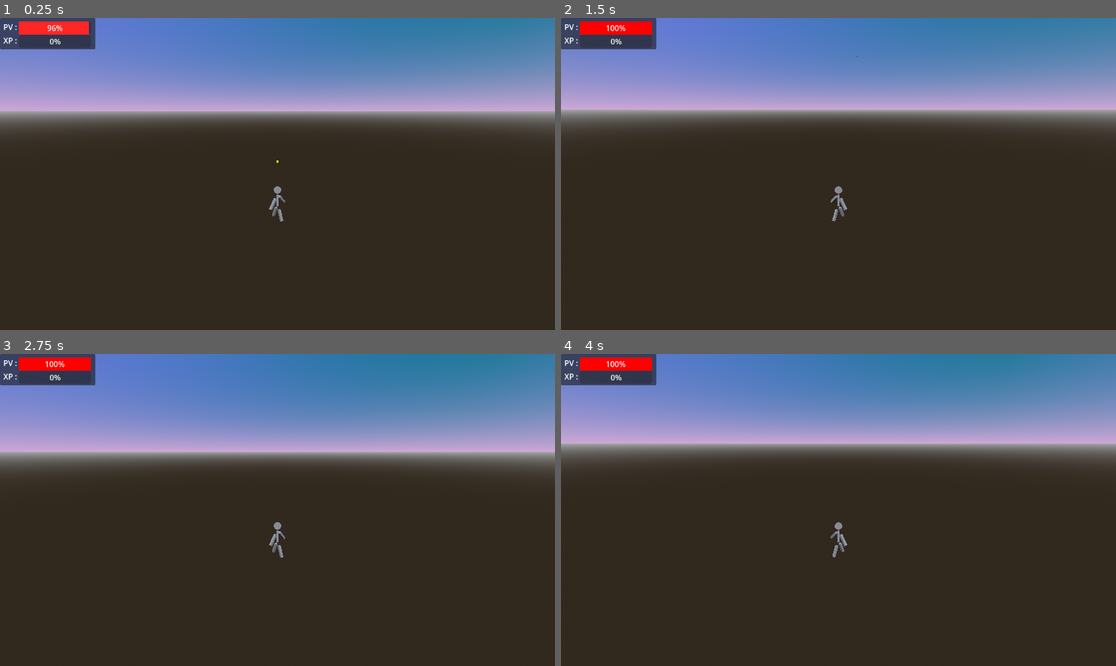
Above: before the commit, frames 1-4 (two rows, left to right).
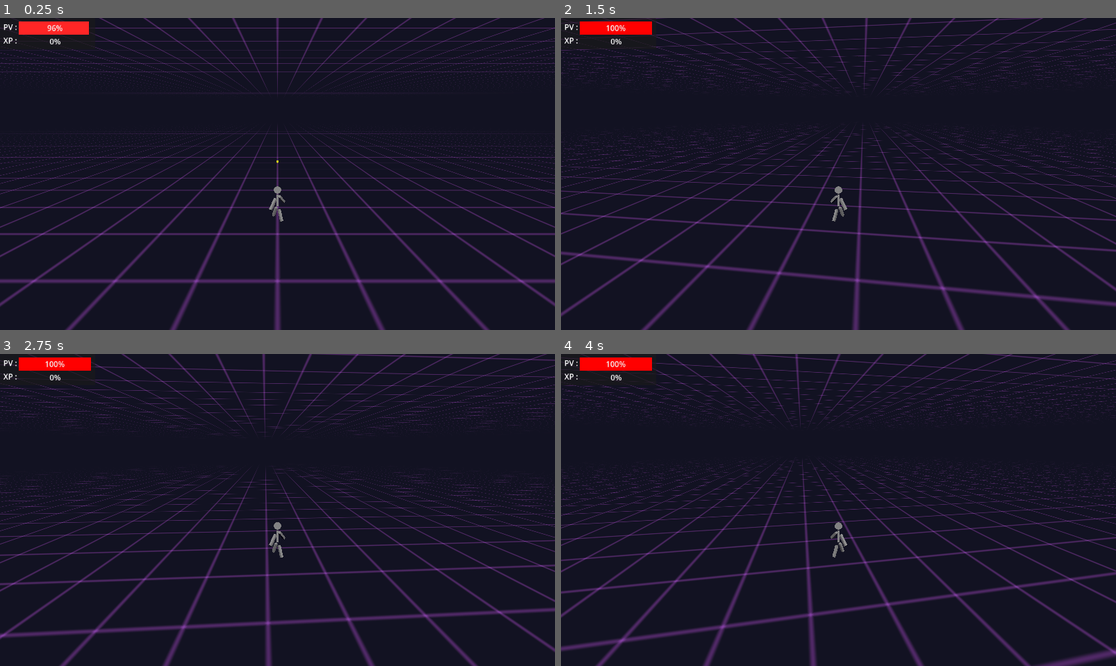
Above: after the commit, the same moments.

Repository: jfossard29/survivor-like
Game: Godot game, scene res://racine.tscn
Same seed, same stepped clock (60 frames per second), same inputs: the game is played once before the commit and once after it.
Inputs (mouse positions are in pixels of both pictures, inside the frame that each line leads up to):
- Up to frame 1 (0.25 s): no input
- Up to frame 2 (1.5 s): move the mouse to (866, 174) at 0.52 s; hold Z (accelerer) from 0.53 s (still down); tap S (decelerer) at 0.6, 1.35 s; tap Space (sauter) at 0.77 s; move the mouse to (810, 174) at 1.27 s
- Up to frame 3 (2.75 s): keep holding Z (accelerer); tap Space (sauter) at 1.52 s; tap Enter at 2 s; move the mouse to (288, 503) at 2.02 s; tap S (decelerer) at 2.1 s
- Up to frame 4 (4 s): keep holding Z (accelerer); tap Space (sauter) at 2.75, 3.02, 3.77 s; move the mouse to (832, 516) at 2.77 s; tap S (decelerer) at 2.85, 3.6 s; tap Enter at 3.5 s; move the mouse to (877, 513) at 3.52 s

The runs differ from the first frame. In frame 1, 97% of the frame differs, in the area x 0-100%, y 0-100%; in frame 2, 97%; in frame 3, 97%; in frame 4, 97%.

Commit message:
Mise en place dd'un prototype décor vapor-wave

Diff:
--- /dev/null
+++ b/Quadrilatere.gd
@@ -0,0 +1,150 @@
+@tool
+extends MeshInstance3D
+
+@export var base_width := 2.0  # Largeur du côté large (base)
+@export var top_ratio := 0.75  # Ratio de rétrécissement (0.0 à 1.0)
+@export var depth := 1.0  # Profondeur du trapèze
+@export var line_color := Color(0.0, 1.0, 1.0, 1.0) : set = _set_line_color  # Couleur des lignes
+@export var line_speed := 1.0 : set = _set_line_speed  # Vitesse de défilement
+@export var line_width := 0.05 : set = _set_line_width  # Largeur des lignes (contrôle la taille)
+@export var line_spacing := 0.2 : set = _set_line_spacing  # Espacement entre les lignes
+@export var emission_strength := 2.0 : set = _set_emission_strength  # Intensité lumineuse
+@export var regenerate := false : set = _set_regenerate
+
+var shader_material: ShaderMaterial
+
+func _ready():
+	if Engine.is_editor_hint():
+		_update_mesh()
+		_setup_shader()
+
+func _set_regenerate(value):
+	regenerate = false
+	if Engine.is_editor_hint() and value:
+		_update_mesh()
+
+func _set_line_color(value: Color):
+	line_color = value
+	_update_shader_params()
+
+func _set_line_speed(value: float):
+	line_speed = value
+	_update_shader_params()
+
+func _set_line_width(value: float):
+	line_width = value
+	_update_shader_params()
+
+func _set_line_spacing(value: float):
+	line_spacing = value
+	_update_shader_params()
+
+func _set_emission_strength(value: float):
+	emission_strength = value
+	_update_shader_params()
+
+func _update_shader_params():
+	if shader_material:
+		shader_material.set_shader_parameter("line_color", line_color)
+		shader_material.set_shader_parameter("line_speed", line_speed)
+		shader_material.set_shader_parameter("line_width", line_width)
+		shader_material.set_shader_parameter("line_spacing", line_spacing)
+		shader_material.set_shader_parameter("emission_strength", emission_strength)
+
+func _setup_shader():
+	var shader = Shader.new()
+	shader.code = """
+shader_type spatial;
+render_mode blend_add, depth_draw_opaque, cull_back, unshaded;
+
+uniform vec4 line_color : source_color = vec4(0.0, 1.0, 1.0, 1.0);
+uniform float line_speed : hint_range(0.0, 5.0) = 1.0;
+uniform float line_width : hint_range(0.01, 0.5) = 0.05;
+uniform float line_spacing : hint_range(0.1, 1.0) = 0.2;
+uniform float emission_strength : hint_range(0.0, 10.0) = 2.0;
+
+void fragment() {
+	// Inverser la direction : défilement du haut (1) vers la base (0)
+	float scroll = fract(UV.y - TIME * line_speed);
+
+	// Créer des lignes répétées
+	float pattern = fract(scroll / line_spacing);
+
+	// Déterminer si on est sur une ligne (contrôle de la taille)
+	float line = smoothstep(line_width, 0.0, pattern) + smoothstep(1.0 - line_width, 1.0, pattern);
+
+	// Effet de fade-out en arrivant au bout (UV.y proche de 0.0 maintenant)
+	float fade = smoothstep(0.0, 0.15, UV.y);
+
+	// Combiner la ligne avec le fade
+	float final_line = line * fade;
+
+	// Appliquer la couleur avec émission
+	ALBEDO = line_color.rgb * emission_strength;
+	EMISSION = line_color.rgb * emission_strength * final_line;
+	ALPHA = final_line * line_color.a;
+}
+"""
+
+	shader_material = ShaderMaterial.new()
+	shader_material.shader = shader
+	material_override = shader_material
+
+	_update_shader_params()
+
+func _update_mesh():
+	var st := SurfaceTool.new()
+	st.begin(Mesh.PRIMITIVE_TRIANGLES)
+
+	var top_width: float = base_width * clamp(top_ratio, 0.0, 1.0)
+
+	var verts = [
+		Vector3(-base_width / 2, 0, -depth / 2),
+		Vector3(base_width / 2, 0, -depth / 2),
+		Vector3(top_width / 2, 0, depth / 2),
+		Vector3(-top_width / 2, 0, depth / 2)
+	]
+
+	var normal = Vector3(0, 1, 0)
+
+	# UVs pour le mapping des lignes
+	var uvs = [
+		Vector2(0, 0),  # Base gauche
+		Vector2(1, 0),  # Base droite
+		Vector2(1, 1),  # Haut droite
+		Vector2(0, 1)   # Haut gauche
+	]
+
+	# Premier triangle (0, 1, 2)
+	st.set_normal(normal)
+	st.set_uv(uvs[0])
+	st.add_vertex(verts[0])
+
+	st.set_normal(normal)
+	st.set_uv(uvs[1])
+	st.add_vertex(verts[1])
+
+	st.set_normal(normal)
+	st.set_uv(uvs[2])
+	st.add_vertex(verts[2])
+
+	# Deuxième triangle (0, 2, 3)
+	st.set_normal(normal)
+	st.set_uv(uvs[0])
+	st.add_vertex(verts[0])
+
+	st.set_normal(normal)
+	st.set_uv(uvs[2])
+	st.add_vertex(verts[2])
+
+	st.set_normal(normal)
+	st.set_uv(uvs[3])
+	st.add_vertex(verts[3])
+
+	mesh = st.commit()
+
+	# Configurer le shader après avoir créé le mesh
+	if not shader_material:
+		_setup_shader()
+
+	print("Trapèze avec shader généré : base=", base_width, " top=", top_width, " depth=", depth)
--- a/racine.tscn
+++ b/racine.tscn
@@ -1,25 +1,31 @@
-[gd_scene load_steps=25 format=3 uid="uid://1hoxtt5rrj3g"]
+[gd_scene load_steps=32 format=4 uid="uid://1hoxtt5rrj3g"]
 
 [ext_resource type="Script" uid="uid://bpafwtxkb2gqg" path="res://script/player.gd" id="1_4vgkv"]
 [ext_resource type="Script" uid="uid://d3b8ydmcddf0q" path="res://script/racine.gd" id="1_rlwjj"]
 [ext_resource type="PackedScene" uid="uid://cgbo35opsgy86" path="res://mechant.tscn" id="2_gi8kb"]
+[ext_resource type="Shader" uid="uid://p6i28ung6ymp" path="res://test.gdshader" id="3_y477d"]
 [ext_resource type="PackedScene" uid="uid://buvywldvvmux5" path="res://projectile.tscn" id="4_ns5mm"]
 [ext_resource type="Script" uid="uid://b6g6rerfmvwhp" path="res://script/HarvestZone.gd" id="5_gi8kb"]
+[ext_resource type="Script" uid="uid://bj34ar46op5rx" path="res://Quadrilatere.gd" id="7_6mm8b"]
 [ext_resource type="PackedScene" uid="uid://bk7dangodqgts" path="res://SpawnRoot.tscn" id="7_6qlrk"]
 [ext_resource type="PackedScene" uid="uid://brbib2i6ft83b" path="res://Amelioration.tscn" id="8_gi8kb"]
-[ext_resource type="Script" path="res://performance.gd" id="9_6mm8b"]
+[ext_resource type="Script" uid="uid://butan0pwk8eil" path="res://performance.gd" id="9_6mm8b"]
 [ext_resource type="Script" uid="uid://bug10plnrdh5t" path="res://script/GestionnaireAmelioration.gd" id="9_obkj5"]
-
-[sub_resource type="NoiseTexture2D" id="NoiseTexture2D_obkj5"]
-
-[sub_resource type="ProceduralSkyMaterial" id="ProceduralSkyMaterial_6qlrk"]
-sky_top_color = Color(0.043137256, 0.45490196, 0.54901963, 1)
-sky_curve = 0.086152345
-sky_cover = SubResource("NoiseTexture2D_obkj5")
-sky_cover_modulate = Color(1, 1, 1, 0.33333334)
+[ext_resource type="Shader" uid="uid://dta3l04x00wf6" path="res://sun.gdshader" id="11_06ci2"]
+
+[sub_resource type="ShaderMaterial" id="ShaderMaterial_sgosv"]
+shader = ExtResource("3_y477d")
+shader_parameter/sky_color = Color(0.1, 0, 0.2, 1)
+shader_parameter/grid_color = Color(0.827451, 0.34117648, 1, 1)
+shader_parameter/horizon_color = Color(0.1, 0.1, 0.15, 1)
+shader_parameter/grid_size = 2.0
+shader_parameter/line_width = 0.05
+shader_parameter/intersection_glow = 0.5
+shader_parameter/horizon_height = 1.0
+shader_parameter/grid_fade_distance = 20.0
 
 [sub_resource type="Sky" id="Sky_gi8kb"]
-sky_material = SubResource("ProceduralSkyMaterial_6qlrk")
+sky_material = SubResource("ShaderMaterial_sgosv")
 
 [sub_resource type="Environment" id="Environment_6qlrk"]
 background_mode = 2
@@ -257,6 +263,75 @@
 [sub_resource type="StyleBoxFlat" id="StyleBoxFlat_gi8kb"]
 bg_color = Color(0.07846785, 0.805388, 0.97360384, 1)
 
+[sub_resource type="Shader" id="Shader_y477d"]
+code = "
+shader_type spatial;
+render_mode blend_add, depth_draw_opaque, cull_back, unshaded;
+
+uniform vec4 line_color : source_color = vec4(0.0, 1.0, 1.0, 1.0);
+uniform float line_speed : hint_range(0.0, 5.0) = 1.0;
+uniform float line_width : hint_range(0.01, 0.5) = 0.05;
+uniform float line_spacing : hint_range(0.1, 1.0) = 0.2;
+uniform float emission_strength : hint_range(0.0, 10.0) = 2.0;
+
+void fragment() {
+	// Inverser la direction : défilement du haut (1) vers la base (0)
+	float scroll = fract(UV.y - TIME * line_speed);
+
+	// Créer des lignes répétées
+	float pattern = fract(scroll / line_spacing);
+
+	// Déterminer si on est sur une ligne (contrôle de la taille)
+	float line = smoothstep(line_width, 0.0, pattern) + smoothstep(1.0 - line_width, 1.0, pattern);
+
+	// Effet de fade-out en arrivant au bout (UV.y proche de 0.0 maintenant)
+	float fade = smoothstep(0.0, 0.15, UV.y);
+
+	// Combiner la ligne avec le fade
+	float final_line = line * fade;
+
+	// Appliquer la couleur avec émission
+	ALBEDO = line_color.rgb * emission_strength;
+	EMISSION = line_color.rgb * emission_strength * final_line;
+	ALPHA = final_line * line_color.a;
+}
+"
+
+[sub_resource type="ShaderMaterial" id="ShaderMaterial_pfvfn"]
+render_priority = 0
+shader = SubResource("Shader_y477d")
+shader_parameter/line_color = Color(0.78941506, 0, 0.33577523, 0.42745098)
+shader_parameter/line_speed = 0.1
+shader_parameter/line_width = 0.7
+shader_parameter/line_spacing = 0.1
+shader_parameter/emission_strength = 1.0
+
+[sub_resource type="ArrayMesh" id="ArrayMesh_jnsk0"]
+_surfaces = [{
+"aabb": AABB(-150, 0, -300, 300, 1e-05, 600),
+"attribute_data": PackedByteArray("AAAAAAAAAAAAAIA/AAAAAAAAgD8AAIA/AAAAAAAAAAAAAIA/AACAPwAAAAAAAIA/"),
+"format": 34359738391,
+"primitive": 3,
+"uv_scale": Vector4(0, 0, 0, 0),
+"vertex_count": 6,
+"vertex_data": PackedByteArray("AAAWwwAAAAAAAJbDAAAWQwAAAAAAAJbDAACWQgAAAAAAAJZDAAAWwwAAAAAAAJbDAACWQgAAAAAAAJZDAACWwgAAAAAAAJZD/3///wAA/7//f///AAD/v/9///8AAP+//3///wAA/7//f///AAD/v/9///8AAP+/")
+}]
+
+[sub_resource type="ShaderMaterial" id="ShaderMaterial_cxcjd"]
+render_priority = 0
+shader = ExtResource("11_06ci2")
+shader_parameter/color_top = Color(1, 0.5, 0, 1)
+shader_parameter/color_bottom = Color(1, 0, 0.5, 1)
+shader_parameter/line_speed = 0.0310000014725
+shader_parameter/line_width = 0.5
+shader_parameter/line_spacing = 0.10000000149012
+shader_parameter/emission_strength = 1.286000061085
+
+[sub_resource type="SphereMesh" id="SphereMesh_pfvfn"]
+material = SubResource("ShaderMaterial_cxcjd")
+radius = 64.0
+height = 126.0
+
 [node name="Racine" type="Node3D" node_paths=PackedStringArray("player")]
 script = ExtResource("1_rlwjj")
 pnj_scene = ExtResource("2_gi8kb")
@@ -379,7 +454,7 @@
 ground_height = 0.0
 bloc_path = "uid://baq26a1gi7kgv"
 
-[node name="GeneratedStaticBody" type="Node3D" parent="Map"]
+[node name="@Node3D@31748" type="Node3D" parent="Map"]
 
 [node name="Amelioration" parent="." instance=ExtResource("8_gi8kb")]
 
@@ -388,3 +463,23 @@
 
 [node name="Node3D" type="Node3D" parent="."]
 script = ExtResource("9_6mm8b")
+
+[node name="Sunset" type="Node3D" parent="."]
+
+[node name="MeshInstance3D" type="MeshInstance3D" parent="Sunset"]
+transform = Transform3D(1, 0, 0, 0, 1, 0, 0, 0, 1, 0, 0, 449.0048)
+material_override = SubResource("ShaderMaterial_pfvfn")
+mesh = SubResource("ArrayMesh_jnsk0")
+script = ExtResource("7_6mm8b")
+base_width = 300.0
+top_ratio = 0.5
+depth = 600.0
+line_color = Color(0.78941506, 0, 0.33577523, 0.42745098)
+line_speed = 0.1
+line_width = 0.7
+line_spacing = 0.1
+emission_strength = 1.0
+
+[node name="MeshInstance3D2" type="MeshInstance3D" parent="Sunset"]
+transform = Transform3D(1, 0, 0, 0, 1, 0, 0, 0, 1, 0, 13.100769, 831.32764)
+mesh = SubResource("SphereMesh_pfvfn")
--- a/script/map_procedural.gd
+++ b/script/map_procedural.gd
@@ -245,7 +245,7 @@
 	mesh_instance.mesh = mesh
 
 	var mat = StandardMaterial3D.new()
-	mat.albedo_color = Color(0.3, 0.5, 0.3)
+	mat.albedo_color = Color(0.091, 0.084, 0.093, 1.0)
 	mesh_instance.material_override = mat
 
 	ground_body.position = Vector3(0, ground_height, 0)
--- /dev/null
+++ b/sun.gdshader
@@ -0,0 +1,33 @@
+shader_type spatial;
+render_mode blend_add, depth_draw_opaque, cull_back, unshaded;
+
+uniform vec4 color_top : source_color = vec4(1.0, 0.5, 0.0, 1.0);  // Couleur en haut
+uniform vec4 color_bottom : source_color = vec4(1.0, 0.0, 0.5, 1.0);  // Couleur en bas
+uniform float line_speed : hint_range(0.0, 5.0) = 1.0;
+uniform float line_width : hint_range(0.01, 0.5) = 0.05;
+uniform float line_spacing : hint_range(0.1, 1.0) = 0.2;
+uniform float emission_strength : hint_range(0.0, 10.0) = 2.0;
+
+void fragment() {
+	// Dégradé de couleur du haut vers le bas
+	vec3 gradient_color = mix(color_bottom.rgb, color_top.rgb, UV.y);
+
+	if (UV.y > 0.5) {
+		// MOITIÉ BASSE : Lignes qui montent
+		float scroll = fract((UV.y - 1.0) + TIME * line_speed);
+		float pattern = fract(scroll / line_spacing);
+		float line = smoothstep(line_width, 0.0, pattern) + smoothstep(1.0 - line_width, 1.0, pattern);
+		float fade = smoothstep(0.0, 0.3, UV.y);
+		float final_line = line * fade;
+
+		// Appliquer le dégradé aux lignes
+		ALBEDO = gradient_color * emission_strength;
+		EMISSION = gradient_color * emission_strength * final_line;
+		ALPHA = final_line;
+	} else {
+		// MOITIÉ HAUTE : Couleur unie avec dégradé
+		ALBEDO = gradient_color * emission_strength;
+		EMISSION = gradient_color * emission_strength;
+		ALPHA = 1.0;
+	}
+}
--- /dev/null
+++ b/test.gd
@@ -0,0 +1,11 @@
+extends WorldEnvironment
+
+
+# Called when the node enters the scene tree for the first time.
+func _ready() -> void:
+	pass # Replace with function body.
+
+
+# Called every frame. 'delta' is the elapsed time since the previous frame.
+func _process(delta: float) -> void:
+	pass
--- /dev/null
+++ b/test.gdshader
@@ -0,0 +1,48 @@
+shader_type sky;
+
+uniform vec4 sky_color : source_color = vec4(0.05, 0.05, 0.1, 1.0);  // Ciel sombre
+uniform vec4 grid_color : source_color = vec4(0.2, 0.4, 0.6, 0.3);  // Grille subtile et transparente
+uniform vec4 horizon_color : source_color = vec4(0.1, 0.1, 0.15, 1.0);  // Horizon discret
+uniform float grid_size : hint_range(0.1, 10.0) = 2.0;
+uniform float line_width : hint_range(0.01, 0.2) = 0.02;  // Lignes fines
+uniform float intersection_glow : hint_range(0.0, 2.0) = 0.5;  // Glow subtil
+uniform float horizon_height : hint_range(-1.0, 1.0) = -0.2;
+uniform float grid_fade_distance : hint_range(1.0, 50.0) = 20.0;
+
+void sky() {
+	vec3 dir = EYEDIR;
+
+	if (dir.y < horizon_height) {
+		// Projection sur le sol
+		float t = -1.0 / dir.y;
+		vec2 grid_pos = vec2(dir.x, dir.z) * t * grid_size;
+		vec2 grid_fract = fract(grid_pos);
+
+		// Lignes de la grille
+		float line_h = smoothstep(line_width, 0.0, grid_fract.x) + smoothstep(1.0 - line_width, 1.0, grid_fract.x);
+		float line_v = smoothstep(line_width, 0.0, grid_fract.y) + smoothstep(1.0 - line_width, 1.0, grid_fract.y);
+		float line = max(line_h, line_v);
+
+		// Intersections avec glow subtil
+		float is_intersection = line_h * line_v;
+		vec2 to_intersection = abs(grid_fract - vec2(0.0, 0.0));
+		to_intersection = min(to_intersection, abs(grid_fract - vec2(1.0, 1.0)));
+		float dist_to_intersection = length(to_intersection);
+		float glow = smoothstep(0.15, 0.0, dist_to_intersection) * intersection_glow * is_intersection;
+
+		// Fade avec la distance
+		float distance_fade = smoothstep(grid_fade_distance, 0.0, abs(t));
+		line *= distance_fade;
+		glow *= distance_fade;
+
+		// Couleur finale - plus sombre et subtile
+		vec3 final_color = mix(horizon_color.rgb, grid_color.rgb, line * 0.3);
+		final_color += grid_color.rgb * glow * 0.5;
+
+		COLOR = final_color;
+	} else {
+		// Ciel avec dégradé doux
+		float horizon_blend = smoothstep(horizon_height, horizon_height + 0.3, dir.y);
+		COLOR = mix(horizon_color.rgb, sky_color.rgb, horizon_blend);
+	}
+}
Not shown, added: Quadrilatere.gd.uid
Not shown, added: sun.gdshader.uid
Not shown, added: test.gd.uid
Not shown, added: test.gdshader.uid
